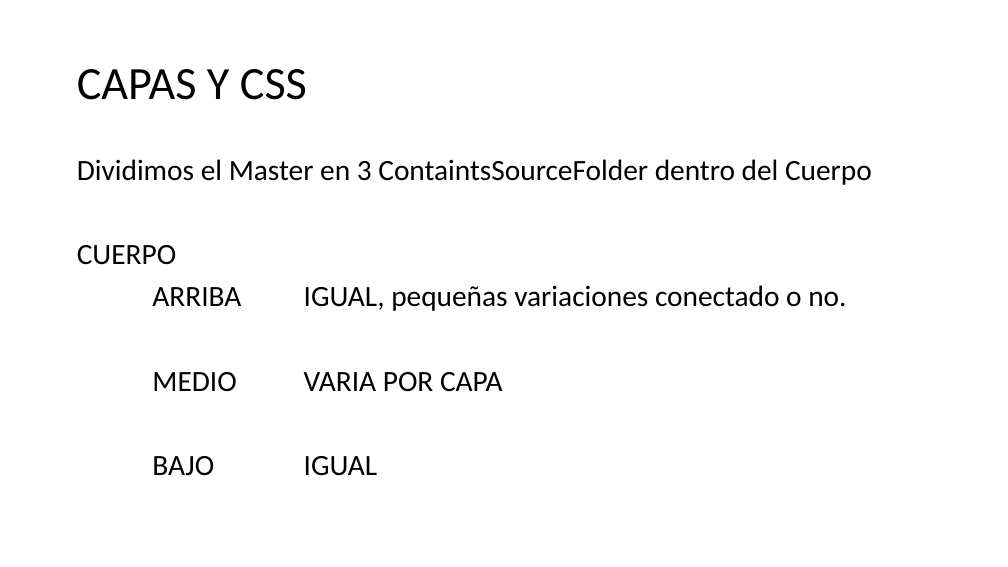
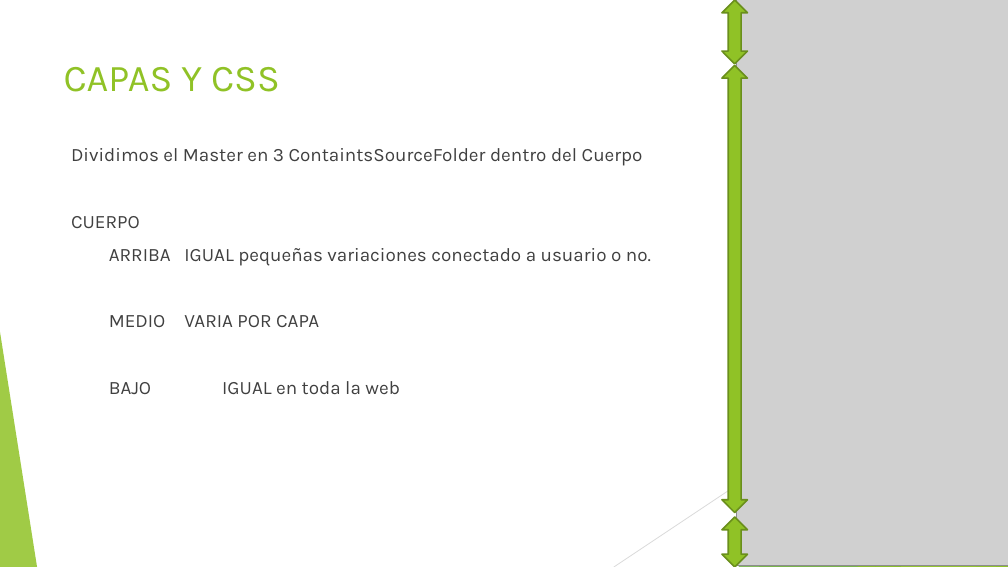
Before and after one commit to iliade88/Carmander, a slide deck: slide 11 of Presentacion.pptx (slide 7 before the commit). Drawn at 1008x567 pixels with LibreOffice and Linux fonts; fonts in the diff are those of the drawing; grey boxes stand for pictures. Boxes give left, top, right and bottom in pixels: in the first picture for what was removed or moved away, otherwise in the second. Text is boxed around its words. In the diff, an @@ line names an element or a change of style, - is before the commit and + after.

```diff
--- a/Presentacion.pptx
+++ b/Presentacion.pptx
@@ up down arrow added at (722,0,748,64), fill #90C226, outline #6B901C 1.5 pt @@
@@ picture added at (737,0,1008,566) @@
@@ title "CAPAS Y CSS": place and size @@
-title "CAPAS Y CSS" at (77,69,307,100)
+title "CAPAS Y CSS" at (64,67,280,92)
@@ title "CAPAS Y CSS" at (64,67,280,92): size 44 to 36 pt, font Calibri to Karla, text colour #000000 to #90C226; line spacing 0.9 to 1; vertical alignment middle to top @@
@@ up down arrow added at (722,65,748,513), fill #90C226, outline #6B901C 1.5 pt @@
@@ text "Dividimos el Master en 3 ...": place and size @@
-text "Dividimos el Master en 3 ..." at (77,159,872,476)
+text "Dividimos el Master en 3 ..." at (71,148,651,394)
@@ text at (71,148,643,327): size 28 to 18 pt, font Calibri to Karla, text colour #000000 to #404040 in "Dividimos el Master en 3 ContaintsSourceFolder dentro ...", "CUERPO", "MEDIO VARIA POR CAPA"; line spacing 0.9 to 1 @@
@@ text at (109,248,651,266): text changed; size 28 to 18 pt; font Calibri to Karla; text colour #000000 to #404040 @@
-ARRIBA IGUAL, pequeñas variaciones conectado o no.
+ARRIBA IGUAL pequeñas variaciones conectado a usuario o no.
@@ group added at (0,0,1008,567): 5 freeform shapes, 3 triangles, 2 lines @@
@@ text at (222,381,400,394): text changed; size 28 to 18 pt; font Calibri to Karla; text colour #000000 to #404040 @@
-BAJO IGUAL
+BAJO IGUAL en toda la web
@@ up down arrow added at (722,517,748,567), fill #90C226, outline #6B901C 1.5 pt @@
```
Also in this commit, not shown: 17 other slides changed, 2 slides added, 2 slides removed.
